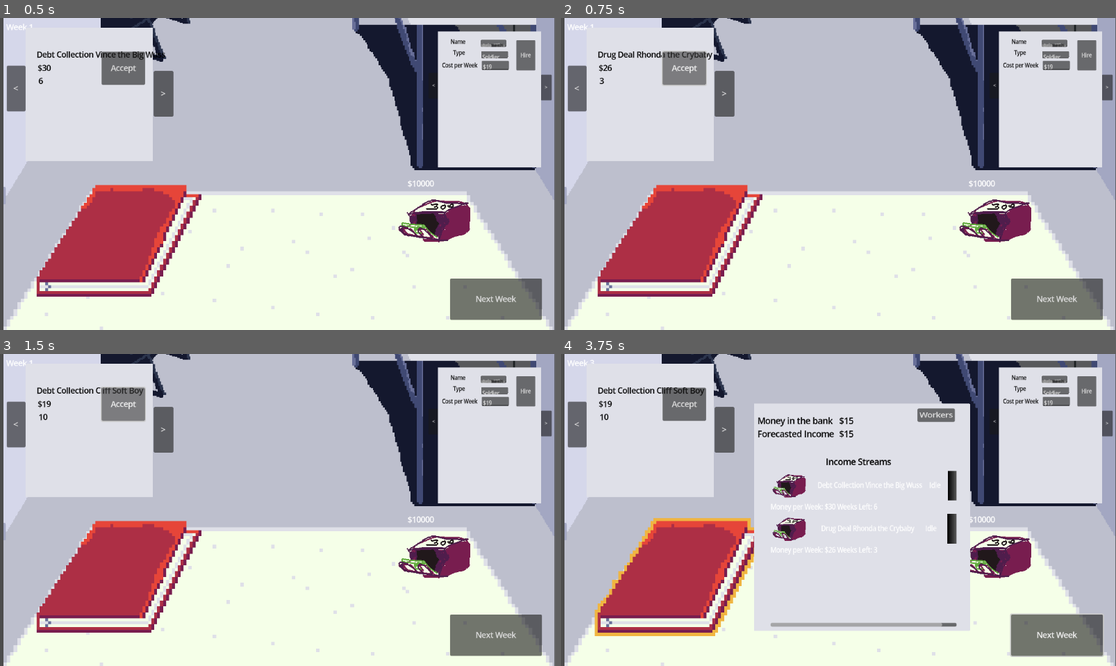
Above: before the commit, frames 1-4 (two rows, left to right).
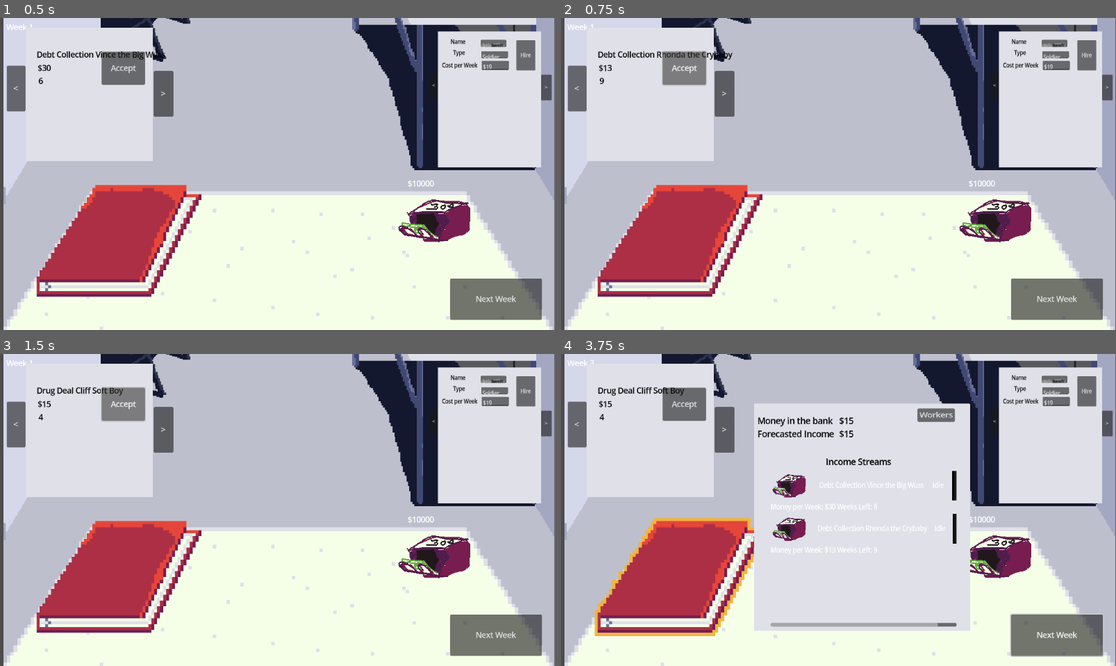
Above: after the commit, the same moments.

Repository: deruitda/ludum-dare-58
Game: Godot game, scene res://main.tscn
Same seed, same stepped clock (60 frames per second), same inputs: the game is played once before the commit and once after it.
Inputs (mouse positions are in pixels of both pictures, inside the frame that each line leads up to):
- Up to frame 1 (0.5 s): no input
- Up to frame 2 (0.75 s): click "Accept" at 0.5 s
- Up to frame 3 (1.5 s): click "Accept" at 1.25 s
- Up to frame 4 (3.75 s): click "Next Week" at 2 s; click "Next Week" at 2.75 s; click (683, 578) at 3.5 s

Frame 1 is identical in both runs. In frame 2, 0.3% of the frame differs, in the area x 6-31%, y 10-22%; in frame 3, 0.3%; in frame 4, 0.7%, in the area x 6-72%, y 10-88%.
Error before the commit: Trying to assign value of type 'potential_idle_resource.gd' to a variable of type 'potential_idle_event.gd'. (res://entities/IncomeStreams/income_stream.gd:34)

Commit message:
idle events

Diff:
--- a/entities/IncomeStreams/IncomeStreamType/debt_collection.tres
+++ b/entities/IncomeStreams/IncomeStreamType/debt_collection.tres
@@ -4,8 +4,8 @@
 [ext_resource type="Script" uid="uid://dtm2kuspofwj3" path="res://entities/IncomeStreams/income_stream_type_resource.gd" id="1_s7aht"]
 [ext_resource type="Resource" uid="uid://d1vf41qhlc86o" path="res://entities/Worker/WorkerType/soldier.tres" id="2_0kq84"]
 [ext_resource type="Script" uid="uid://cka4w8iop4hux" path="res://utilities/range_resource.gd" id="3_0kq84"]
+[ext_resource type="Script" uid="uid://cy44ryxdfwf47" path="res://entities/IncomeStreams/potential_idle_event_resource.gd" id="4_dhnjb"]
 [ext_resource type="Script" uid="uid://3vlxcis7548q" path="res://utilities/float_range_resource.gd" id="4_ilewg"]
-[ext_resource type="Script" uid="uid://cy44ryxdfwf47" path="res://entities/IncomeStreams/potential_idle_resource.gd" id="4_olfx7"]
 [ext_resource type="Resource" uid="uid://duxylg62gu1h" path="res://entities/PotentialIdleEventsType/debt_collection_event.tres" id="5_dhnjb"]
 
 [sub_resource type="Resource" id="Resource_ilewg"]
@@ -33,5 +33,5 @@
 duration_in_week = SubResource("Resource_olfx7")
 return_percentage = SubResource("Resource_dhnjb")
 accepted_worker_types = Array[ExtResource("1_of657")]([ExtResource("2_0kq84")])
-potential_idle_events = Array[ExtResource("4_olfx7")]([ExtResource("5_dhnjb")])
+potential_idle_events = Array[ExtResource("4_dhnjb")]([ExtResource("5_dhnjb")])
 metadata/_custom_type_script = "uid://dtm2kuspofwj3"
--- a/entities/IncomeStreams/IncomeStreamType/drug_deal.tres
+++ b/entities/IncomeStreams/IncomeStreamType/drug_deal.tres
@@ -4,7 +4,7 @@
 [ext_resource type="Resource" uid="uid://d1vf41qhlc86o" path="res://entities/Worker/WorkerType/soldier.tres" id="2_tqgtf"]
 [ext_resource type="Script" uid="uid://cka4w8iop4hux" path="res://utilities/range_resource.gd" id="3_87mv3"]
 [ext_resource type="Script" uid="uid://3vlxcis7548q" path="res://utilities/float_range_resource.gd" id="4_k58h3"]
-[ext_resource type="Script" uid="uid://cy44ryxdfwf47" path="res://entities/IncomeStreams/potential_idle_resource.gd" id="4_tqgtf"]
+[ext_resource type="Script" uid="uid://cy44ryxdfwf47" path="res://entities/IncomeStreams/potential_idle_event_resource.gd" id="4_tqgtf"]
 [ext_resource type="Script" uid="uid://dtm2kuspofwj3" path="res://entities/IncomeStreams/income_stream_type_resource.gd" id="5_jakfk"]
 
 [sub_resource type="Resource" id="Resource_ilewg"]
--- /dev/null
+++ b/entities/IncomeStreams/idle_event.gd
@@ -0,0 +1,6 @@
+extends Node
+class_name IdleEvent
+
+@export var idle_event_name: String = ""
+@export var chance_of_failure: float = .5
+@export var idle_description: String = ""
--- /dev/null
+++ b/entities/IncomeStreams/idle_event.tscn
@@ -0,0 +1,6 @@
+[gd_scene load_steps=2 format=3 uid="uid://bokr58o0c7spx"]
+
+[ext_resource type="Script" uid="uid://bkhs8258lyilf" path="res://entities/IncomeStreams/idle_event.gd" id="1_doagc"]
+
+[node name="IdleEvent" type="Node"]
+script = ExtResource("1_doagc")
--- /dev/null
+++ b/entities/IncomeStreams/idle_event_manager.gd
@@ -0,0 +1,19 @@
+extends Node
+
+@export var current_idle_event: IdleEvent
+
+func has_idle_event() -> bool:
+	return (current_idle_event == null) == false
+
+func create_idle_event_from_potential_idle_events(potential_idle_events: Array[PotentialIdleEventsResource]):
+	var potential_idle_event = potential_idle_events.pick_random()
+	current_idle_event = IdleEvent.new()
+	add_child(current_idle_event)
+
+	current_idle_event.idle_event_name = potential_idle_event.idle_event_name
+	current_idle_event.chance_to_idle = potential_idle_event.chance_to_idle
+	current_idle_event.idle_description = potential_idle_event.idle_description
+
+func remove_idle_event() -> void:
+	current_idle_event.queue_free()
+	current_idle_event = null
--- /dev/null
+++ b/entities/IncomeStreams/idle_event_manager.tscn
@@ -0,0 +1,6 @@
+[gd_scene load_steps=2 format=3 uid="uid://i1ujbcb6d3ku"]
+
+[ext_resource type="Script" uid="uid://b1dphxwusk8g0" path="res://entities/IncomeStreams/idle_event_manager.gd" id="1_aikwu"]
+
+[node name="IdleEventManager" type="Node"]
+script = ExtResource("1_aikwu")
--- a/entities/IncomeStreams/income_stream.tscn
+++ b/entities/IncomeStreams/income_stream.tscn
@@ -1,6 +1,9 @@
-[gd_scene load_steps=2 format=3 uid="uid://nqfj0vilw5qr"]
+[gd_scene load_steps=3 format=3 uid="uid://nqfj0vilw5qr"]
 
 [ext_resource type="Script" uid="uid://cmbqmq4xjicmf" path="res://entities/IncomeStreams/income_stream.gd" id="1_j85tg"]
+[ext_resource type="PackedScene" uid="uid://i1ujbcb6d3ku" path="res://entities/IncomeStreams/idle_event_manager.tscn" id="2_jhi8y"]
 
 [node name="IncomeStream" type="Node"]
 script = ExtResource("1_j85tg")
+
+[node name="IdleEventManager" parent="." instance=ExtResource("2_jhi8y")]
--- a/entities/IncomeStreams/income_stream_type_resource.gd
+++ b/entities/IncomeStreams/income_stream_type_resource.gd
@@ -12,12 +12,10 @@
 @export var accepted_worker_types: Array[WorkerTypeResource] = []
 @export var potential_idle_events: Array[PotentialIdleEventsResource] = []
 
-func create_income_stream_node() -> IncomeStream:
+func set_income_stream(income_stream: IncomeStream) -> void:
 	var name_generator = NameGenerator.new()
-	var random_name = name_generator.generate_name()
 	var victim_random_name = name_generator.generate_victim_name()
 	name_generator.queue_free()
-	var income_stream = IncomeStream.new()
 	income_stream.type = self
 
 	income_stream.cost = cost.get_random_value()
@@ -30,5 +28,3 @@
 	income_stream.income_stream_name = type + " " + victim_random_name
 	var potential_idle_event = PotentialIdleEvent.new()
 	income_stream.type.potential_idle_events.append(potential_idle_event)
-
-	return income_stream
--- /dev/null
+++ b/entities/IncomeStreams/potential_idle_event_resource.gd
@@ -0,0 +1,6 @@
+extends Resource
+class_name PotentialIdleEventsResource
+
+@export var idle_event_name: String = ""
+@export var chance_of_failure: float = .5
+@export var idle_description: String = ""
--- a/entities/IncomeStreams/potential_idle_resource.gd
+++ /dev/null
@@ -1,16 +0,0 @@
-extends Resource
-class_name PotentialIdleEventsResource
-
-@export var idle_event_name: String = ""
-@export var chance_to_idle: float = .5
-@export var status: String = "active"
-@export var idle_description: String = ""
-
-func attempt_to_resolve(fail_chance: float) -> bool:
-	var roll = randf()
-	if roll < fail_chance:
-		status = "failed"
-		return false
-	else:
-		status = "succeeded"
-		return true
--- a/entities/PotentialIdleEventsType/debt_collection_event.tres
+++ b/entities/PotentialIdleEventsType/debt_collection_event.tres
@@ -1,6 +1,6 @@
 [gd_resource type="Resource" script_class="PotentialIdleEventsResource" load_steps=2 format=3 uid="uid://duxylg62gu1h"]
 
-[ext_resource type="Script" uid="uid://cy44ryxdfwf47" path="res://entities/IncomeStreams/potential_idle_resource.gd" id="1_6qwcb"]
+[ext_resource type="Script" uid="uid://cy44ryxdfwf47" path="res://entities/IncomeStreams/potential_idle_event_resource.gd" id="1_6qwcb"]
 
 [resource]
 script = ExtResource("1_6qwcb")
--- a/managers/IncomeStreamsManagers/potential_income_stream_manager.gd
+++ b/managers/IncomeStreamsManagers/potential_income_stream_manager.gd
@@ -3,6 +3,7 @@
 signal potential_income_stream_generated(income_stream: IncomeStream)
 signal income_stream_accepted(income_stream: IncomeStream)
 #var income_stream_types = [preload("res://entities/IncomeStreams/IncomeStreamType/debt_collection.tres"),preload("res://entities/IncomeStreams/IncomeStreamType/drug_deal.tres")]
+const INCOME_STREAM = preload("uid://nqfj0vilw5qr")
 
 
 var income_stream_types: Array = []
@@ -24,9 +25,9 @@
 func generate_income_stream() -> void:
 	var available_streams = get_available_income_stream_types(GameState.total_respect)
 	var chosen_type = available_streams.pick_random()
-	var new_income_stream = chosen_type.create_income_stream_node()
-	var income_stream_type: IncomeStreamTypeResource = income_stream_types.pick_random()
+	var new_income_stream = INCOME_STREAM.instantiate()
 	add_child(new_income_stream)
+	chosen_type.set_income_stream(new_income_stream)
 	potential_income_stream_generated.emit(new_income_stream)
 
 func get_available_income_stream_types(total_respect: int) -> Array:
--- a/managers/game_manager.gd
+++ b/managers/game_manager.gd
@@ -4,7 +4,7 @@
 	pass
 
 func simulate_events():
-	var streams = IncomeStreamManager.get_income_streams()
+	var streams = IncomeStreamManager.get_active_income_streams()
 	for stream in streams:
 		stream.idle_event_chance()
 
@@ -14,6 +14,7 @@
 		GameState.collect_money(income_stream.income_per_week)
 		income_stream.increment_week()
 		if income_stream.is_completed():
+			#add to report
 			pass
 
 
--- a/scenes/binder/binder.gd
+++ b/scenes/binder/binder.gd
@@ -5,6 +5,9 @@
 @onready var individual_income_stream_page: IndividualIncomeStreamPage = $IndividualIncomeStreamPage
 @onready var add_worker_to_capacity_page: AddWorkerToCapacityPage = $AddWorkerToCapacityPage
 @onready var workers_page: WorkersPage = $WorkersPage
+
+func _ready() -> void:
+	SignalBus.week_changed.connect(reset_pages)
 
 func reset_pages() -> void:
 	income_streams_page.visible = false
Not shown, added: entities/IncomeStreams/idle_event.gd.uid
Not shown, added: entities/IncomeStreams/idle_event_manager.gd.uid
Renamed: entities/IncomeStreams/potential_idle_resource.gd.uid -> entities/IncomeStreams/potential_idle_event_resource.gd.uid
